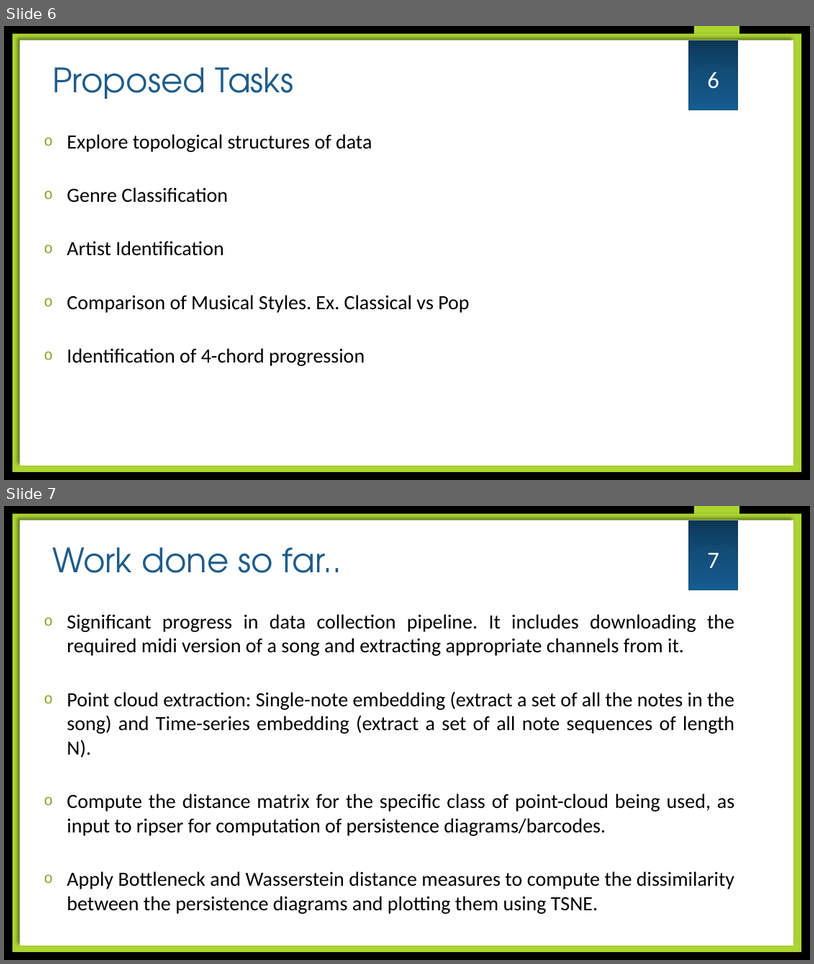
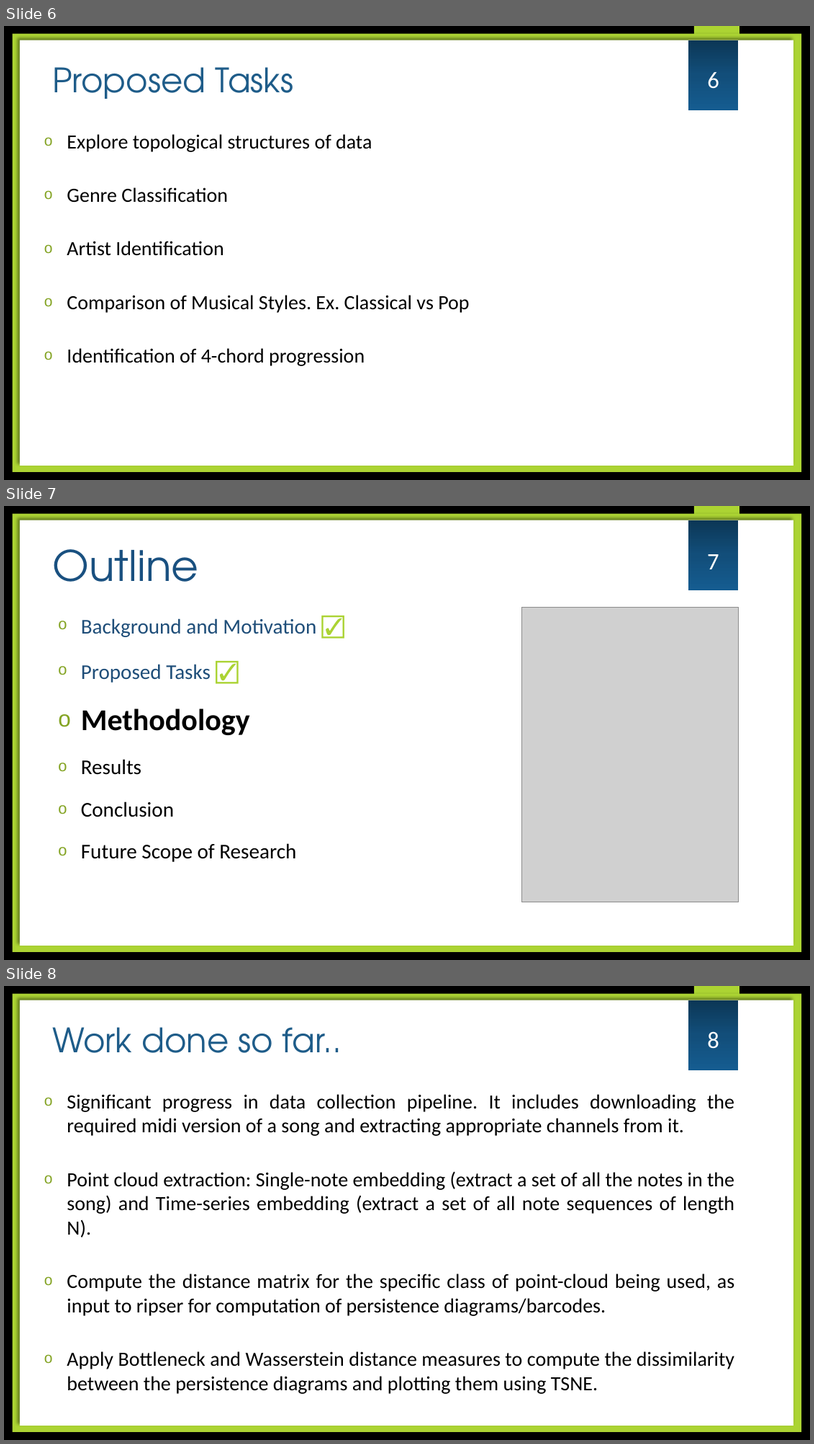
Before and after one commit to yashgangrade09/Topology-of-Music, a slide deck: Final Report/Final Presentation.pptx. Shown one above the other, each under a label of ours: slides 6 and 7 before the commit, slides 6, 7 and 8 after it. The pictures are 814x964 and 814x1444 pixels, drawn with LibreOffice and Linux fonts; fonts in the diff are those of the drawing; grey boxes stand for pictures; background and template pictures are left out. Boxes give left, top, right and bottom in pixels: in the first picture for what was removed or moved away, otherwise in the second. Text is boxed around its words. In the diff, an @@ line names an element or a change of style, - is before the commit and + after.

```diff
--- a/Final Report/Final Presentation.pptx
+++ b/Final Report/Final Presentation.pptx
@@ slide 7 added at bbox=[4, 506, 810, 960], background picture (left out); not listed: 1 template element that a slide beside it also shows @@
@@ rectangle added at bbox=[13, 514, 802, 952], fill #ACD433 @@
@@ rectangle added at bbox=[20, 520, 794, 945], fill #FFFFFF @@
@@ rectangle added at bbox=[689, 520, 738, 590], fill gradient #0D3756 to #134F7A to #165D91 @@
@@ title added at bbox=[53, 549, 199, 582], 50 pt, text #195080 @@
+Outline
@@ page number added at bbox=[707, 554, 720, 569], 28 pt, text #FFFFFF @@
+7
@@ picture added at bbox=[522, 607, 738, 901] @@
@@ text added at bbox=[81, 618, 316, 862], 25 pt, text #000000 @@
+o Background and Motivation ☑
+o Proposed Tasks ☑
+o Methodology
+o Results
+o Conclusion
+o Future Scope of Research
@@ what was slide 7 is now slide 8 @@
@@ page number at bbox=[707, 1031, 720, 1049]: text changed @@
-7
+8
```
Also in this commit, not shown: 1 slide changed, 6 other slides added, 1 slide removed, 1 other file.
